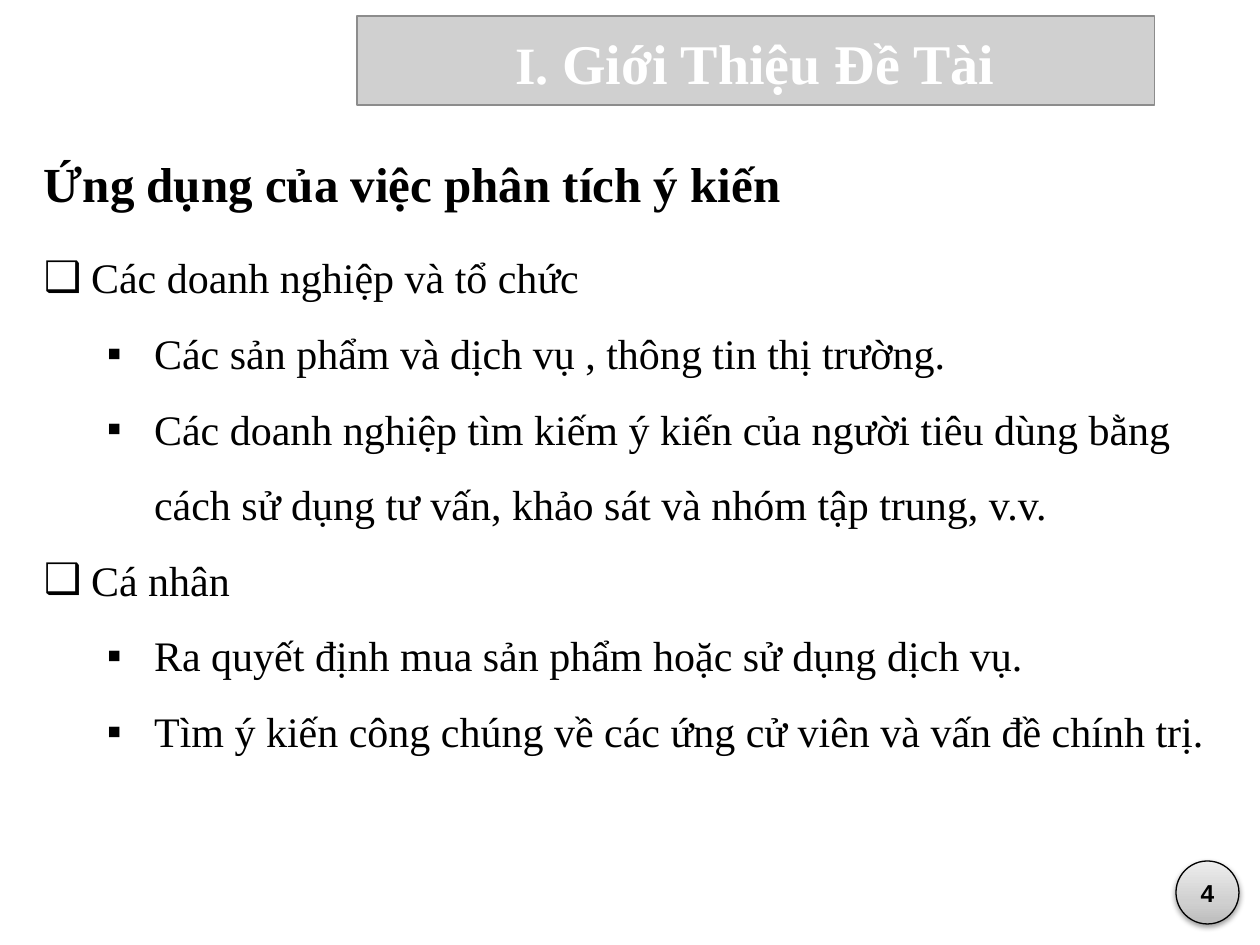
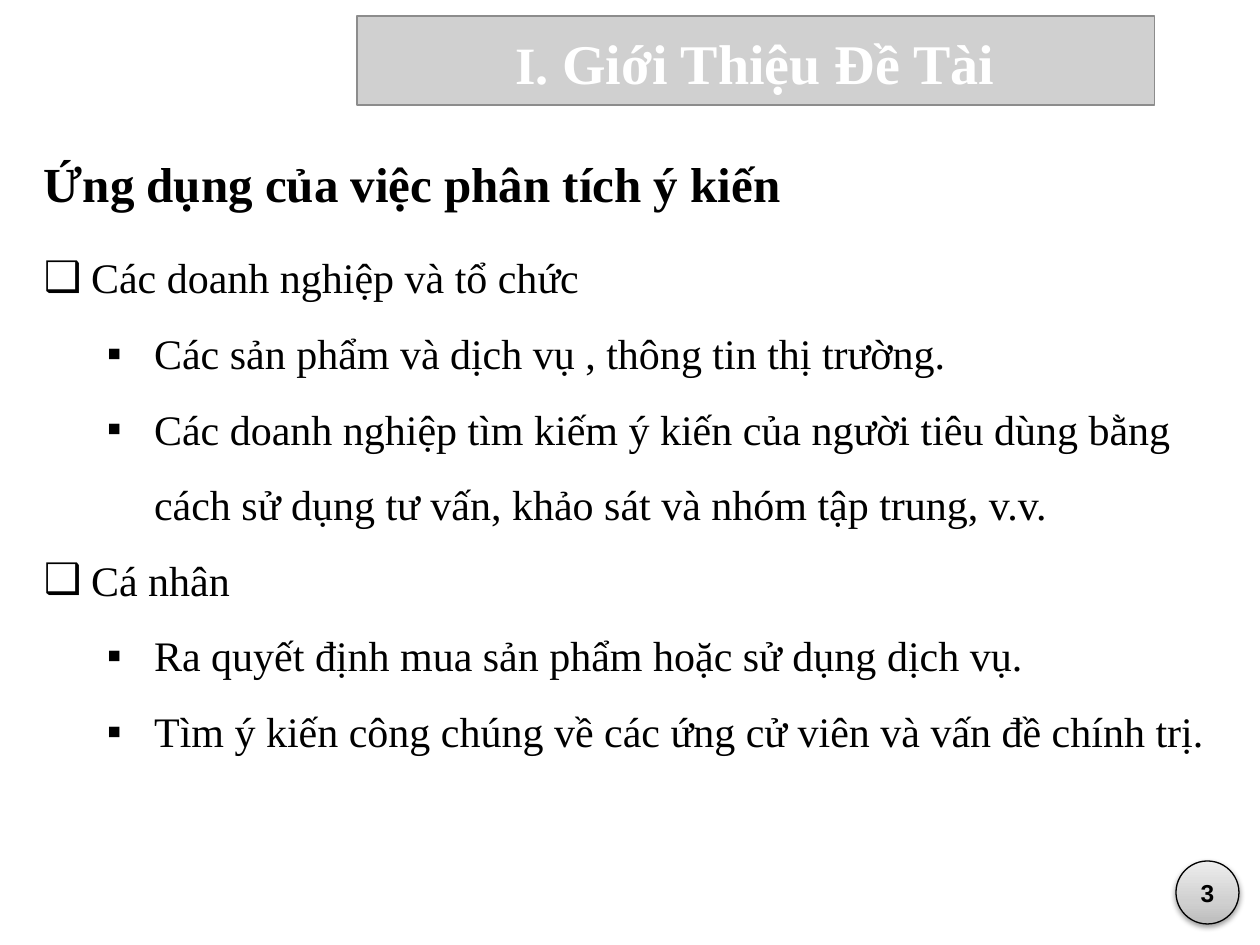
Before and after one commit to vominhquan1995/NLP, a slide deck: slide 5 of Document/ThuyetTrinh/BaoCao_v1.pptx (slide 6 before the commit). Drawn at 1260x945 pixels with LibreOffice and Linux fonts; fonts in the diff are those of the drawing; grey boxes stand for pictures; background and template pictures are left out. Boxes give left, top, right and bottom in pixels: in the first picture for what was removed or moved away, otherwise in the second. Text is boxed around its words. In the diff, an @@ line names an element or a change of style, - is before the commit and + after.

```diff
--- a/Document/ThuyetTrinh/BaoCao_v1.pptx
+++ b/Document/ThuyetTrinh/BaoCao_v1.pptx
@@ text in ellipse at box(1201, 885, 1215, 903): text changed @@
-4
+3
```
Also in this commit, not shown: 6 other slides changed, 21 slides added, 13 slides removed.
